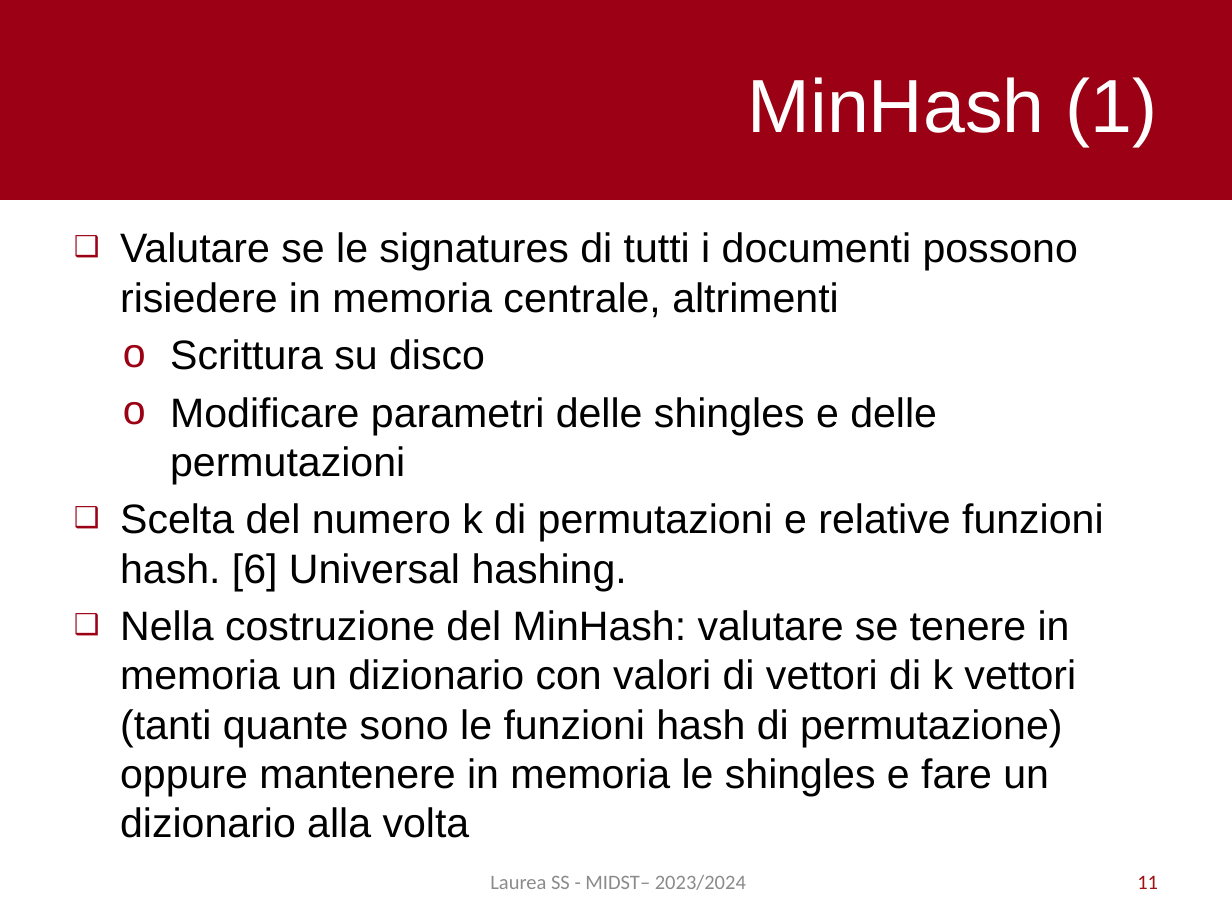
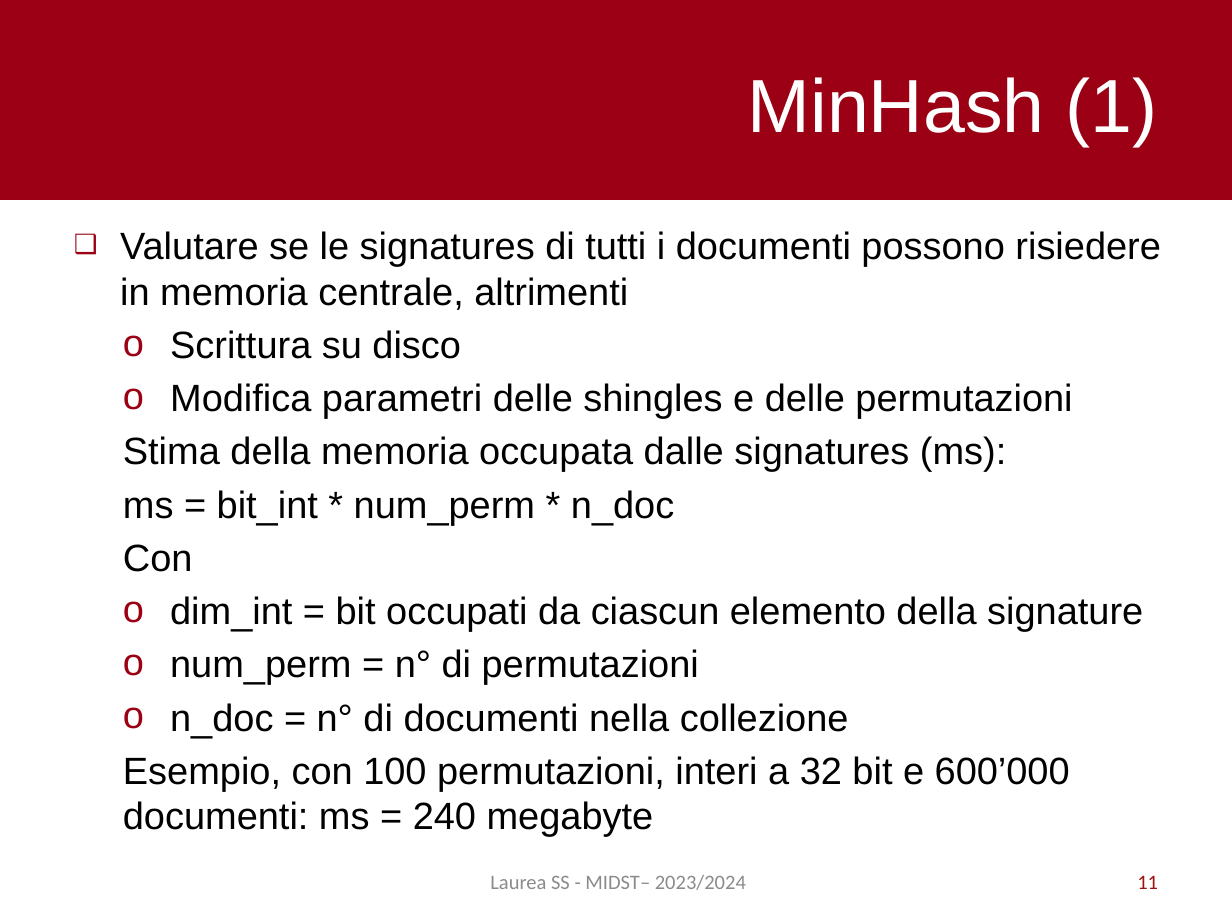
Before and after one commit to pietro-stangherlin/near_duplicate_doc_lsh, a slide deck: slide 11 of slides/ita/slides_ita.pptx. Drawn at 1232x924 pixels with LibreOffice and Linux fonts; fonts in the diff are those of the drawing. Boxes give left, top, right and bottom in pixels: in the first picture for what was removed or moved away, otherwise in the second. Text is boxed around its words. In the diff, an @@ line names an element or a change of style, - is before the commit and + after.

Commit message:
added some slides

```diff
--- a/slides/ita/slides_ita.pptx
+++ b/slides/ita/slides_ita.pptx
@@ text at (x1=120, y1=231, x2=1161, y2=359): size 24 to 22.2 pt in "Valutare se le signatures di tutti i ...", "Scrittura su disco" @@
@@ text at (x1=123, y1=383, x2=1143, y2=836): text changed; size 24 to 22.2 pt @@
-  o Modificare parametri delle shingles e delle permutazioni
-❑ Scelta del numero k di permutazioni e relative funzioni hash. [6] Universal hashing.
-❑ Nella costruzione del MinHash: valutare se tenere in memoria un dizionario con valori di vettori di k vettori (tanti quante sono le funzioni hash di permutazione) oppure mantenere in memoria le shingles e fare un dizionario alla volta
+  o Modifica parametri delle shingles e delle permutazioni
+  Stima della memoria occupata dalle signatures (ms):
+  ms = bit_int * num_perm * n_doc
+  Con
+  o dim_int = bit occupati da ciascun elemento della signature
+  o num_perm = n° di permutazioni
+  o n_doc = n° di documenti nella collezione
+  Esempio, con 100 permutazioni, interi a 32 bit e 600’000 documenti: ms = 240 megabyte
```
Also in this commit, not shown: 3 other slides changed, 1 other file.
